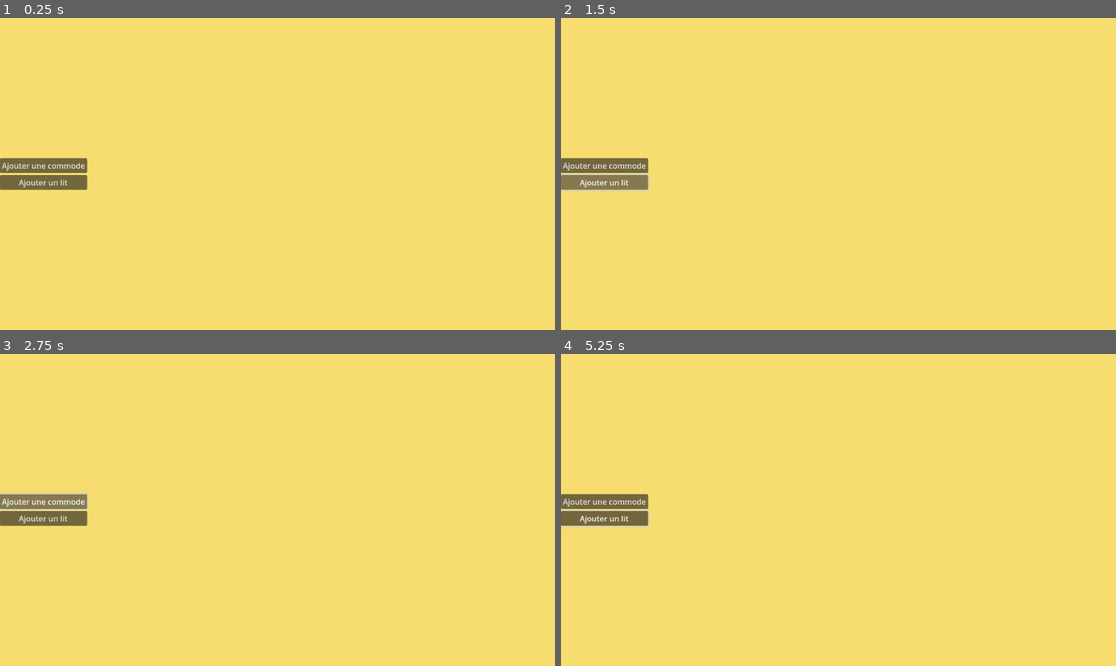
Above: before the commit, frames 1-4 (two rows, left to right).
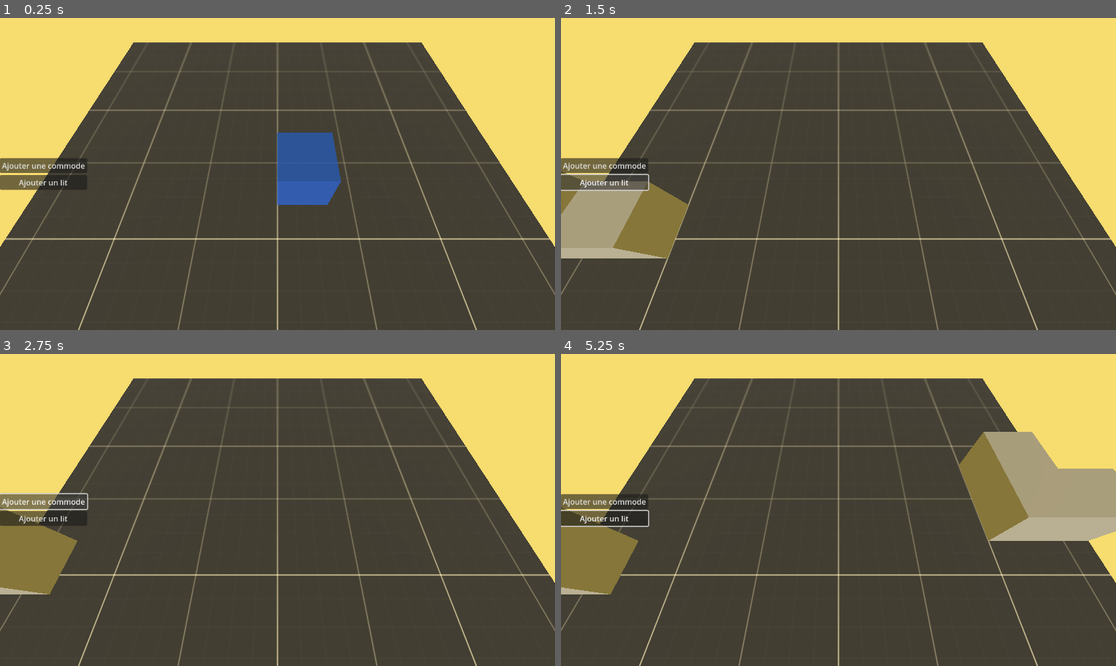
Above: after the commit, the same moments.

Repository: Bigaston/LDJam54
Game: Godot game, scene res://scenes/Main.tscn
Two runs of this game, one before a commit and one after it. Both use one fixed random seed, a clock stepped at 60 frames per second and the inputs below.
Inputs (mouse positions are in pixels of both pictures, inside the frame that each line leads up to):
- Up to frame 1 (0.25 s): no input
- Up to frame 2 (1.5 s): click "Ajouter une commode" at 0.5 s; click "Ajouter un lit" at 1.25 s
- Up to frame 3 (2.75 s): click "Ajouter une commode" at 2 s
- Up to frame 4 (5.25 s): click "Ajouter un lit" at 2.75 s; click "Ajouter une commode" at 3.5 s; click "Ajouter un lit" at 4.25 s; tap Enter at 5 s; move the mouse to (960, 494) at 5.02 s; tap R (furniture_rotate) at 5.1 s; click (960, 494) at 5.17 s

The runs differ from the first frame. In frame 1, 76% of the frame differs, in the area x 0-100%, y 7-100%; in frame 2, 77%; in frame 3, 77%; in frame 4, 80%.

Commit message:
Vérification de si un objet est hors du lit

Diff:
--- a/objects/furnitures/Bed.tscn
+++ b/objects/furnitures/Bed.tscn
@@ -7,7 +7,8 @@
 
 [node name="Bed" type="Node3D"]
 script = ExtResource("1_8q0yk")
+size_x = 2
 
 [node name="MeshInstance3D" type="MeshInstance3D" parent="."]
-transform = Transform3D(1, 0, 0, 0, 1, 0, 0, 0, 1, 0.5, 1, 0)
+transform = Transform3D(1, 0, 0, 0, 1, 0, 0, 0, 1, 0.5, 0.5, 0)
 mesh = SubResource("BoxMesh_uxrcd")
--- a/scenes/Main.tscn
+++ b/scenes/Main.tscn
@@ -29,16 +29,6 @@
 
 [node name="UI" parent="." instance=ExtResource("2_jpn1h")]
 
-[node name="CameraAnchor" type="Node3D" parent="."]
-
-[node name="OrbitCamera" type="Camera3D" parent="CameraAnchor"]
-transform = Transform3D(1, 0, 0, 0, 0.78055, 0.625093, 0, -0.625093, 0.78055, 0, 4.82487, 4.13954)
-script = ExtResource("1_g3h6t")
-ZOOM_SPEED = 10.0
-DEFAULT_DISTANCE = 5.0
-ROTATE_SPEED = 3.0
-ANCHOR_NODE_PATH = NodePath("..")
-
 [node name="WorldEnvironment" type="WorldEnvironment" parent="."]
 environment = SubResource("Environment_tq2d1")
 
@@ -51,6 +41,7 @@
 mesh = SubResource("BoxMesh_foyal")
 
 [node name="Level1" type="Node3D" parent="."]
+transform = Transform3D(1, 0, 0, 0, 1, 0, 0, 0, 1, 5, 0, 5)
 script = ExtResource("4_xrbcx")
 size_x = 10
 size_y = 10
@@ -64,4 +55,14 @@
 [node name="CollisionShape3D" type="CollisionShape3D" parent="Level1/Ground/Area3D"]
 shape = SubResource("BoxShape3D_ns1np")
 
+[node name="CameraAnchor" type="Node3D" parent="Level1"]
+transform = Transform3D(1, 0, 0, 0, 0.5, 0.866025, 0, -0.866025, 0.5, 0, 0, 0)
+
+[node name="OrbitCamera" type="Camera3D" parent="Level1/CameraAnchor"]
+script = ExtResource("1_g3h6t")
+ZOOM_SPEED = 10.0
+DEFAULT_DISTANCE = 5.0
+ROTATE_SPEED = 3.0
+ANCHOR_NODE_PATH = NodePath("..")
+
 [connection signal="furniture_choosed" from="UI" to="." method="_on_ui_furniture_choosed"]
--- a/scripts/main_game.gd
+++ b/scripts/main_game.gd
@@ -2,13 +2,12 @@
 
 const RAY_LENGTH = 10
 
-@export var size_x = 6
-@export var size_y = 4
-
 @onready var selector = $Selector
+@onready var level = $Level1
 
 var selected_case = Vector2(0, 0)
 var furniture_to_place = null
+var current_rotation = 0
 
 # Called when the node enters the scene tree for the first time.
 func _ready():
@@ -27,17 +26,47 @@
 
 		if selected_case != null:
 			furniture_to_place.visible = true
-			furniture_to_place.position = Vector3(selected_case.x, 1, selected_case.y)
+			furniture_to_place.position = Vector3(selected_case.x + 0.5, 0.5, selected_case.y + 0.5)
 		else:
 			furniture_to_place.visible = false
 
 	# Rotation
 	if Input.is_action_just_pressed("furniture_rotate"):
 		furniture_to_place.rotation.y += deg_to_rad(90)
+		current_rotation = (current_rotation+90) % 360
+
+	# Check if position is correct
+	if furniture_to_place != null && selected_case != null:
+		print(check_if_furniture_outside())
+
+func check_if_furniture_outside():
+	if furniture_to_place == null or selected_case == null:
+		return
+
+	var rotated_size = Vector2(furniture_to_place.size_x, furniture_to_place.size_y)
+
+	if current_rotation == 0:
+		rotated_size = Vector2(rotated_size.x - 1, rotated_size.y - 1)
+	elif current_rotation == 90:
+		rotated_size = Vector2(rotated_size.y - 1, -rotated_size.x + 1)
+	elif current_rotation == 180:
+		rotated_size = Vector2(-rotated_size.x + 1, rotated_size.y - 1)
+	elif current_rotation == 270:
+		rotated_size = Vector2(rotated_size.y - 1, rotated_size.x - 1)
+
+	print(str(current_rotation) + " " + str(rotated_size.x) + " " + str(rotated_size.y))
+
+	if (selected_case.x + rotated_size.x <= level.size_x
+		and selected_case.y + rotated_size.y <= level.size_y
+		and selected_case.y + rotated_size.y >= 0
+		and selected_case.x + rotated_size.x >= 0):
+		return false
+	else:
+		return true
 
 func _physics_process(delta):
 	var space_state = get_world_3d().direct_space_state
-	var cam = $CameraAnchor/OrbitCamera
+	var cam = $Level1/CameraAnchor/OrbitCamera
 	var mousepos = get_viewport().get_mouse_position()
 
 	var origin = cam.project_ray_origin(mousepos)
